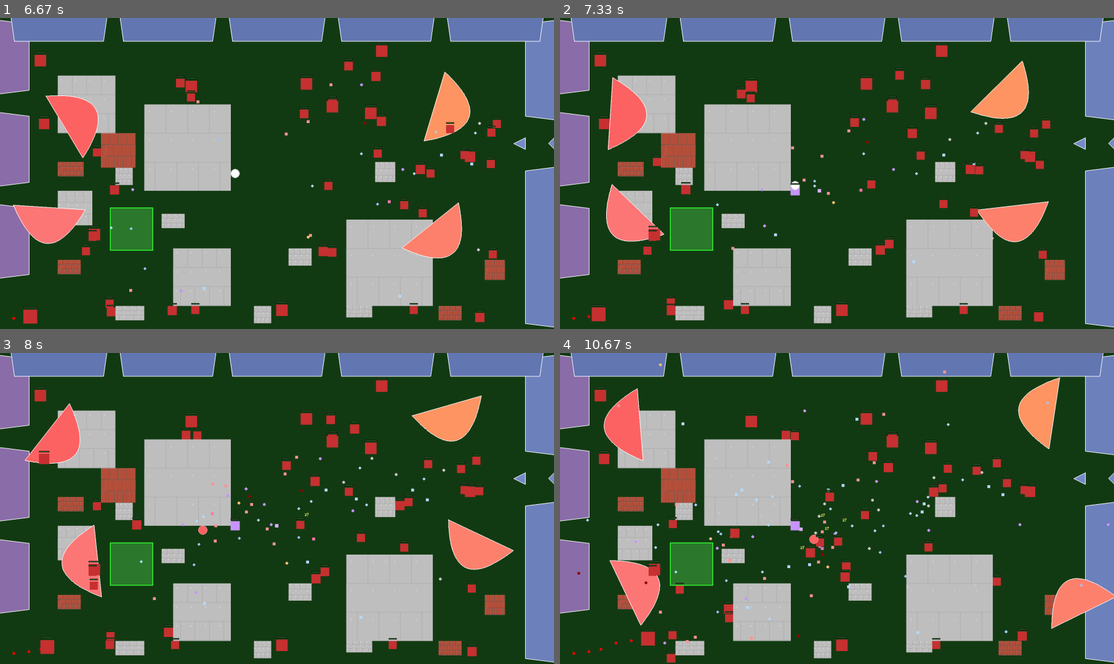
Above: before the commit, frames 1-4 (two rows, left to right).
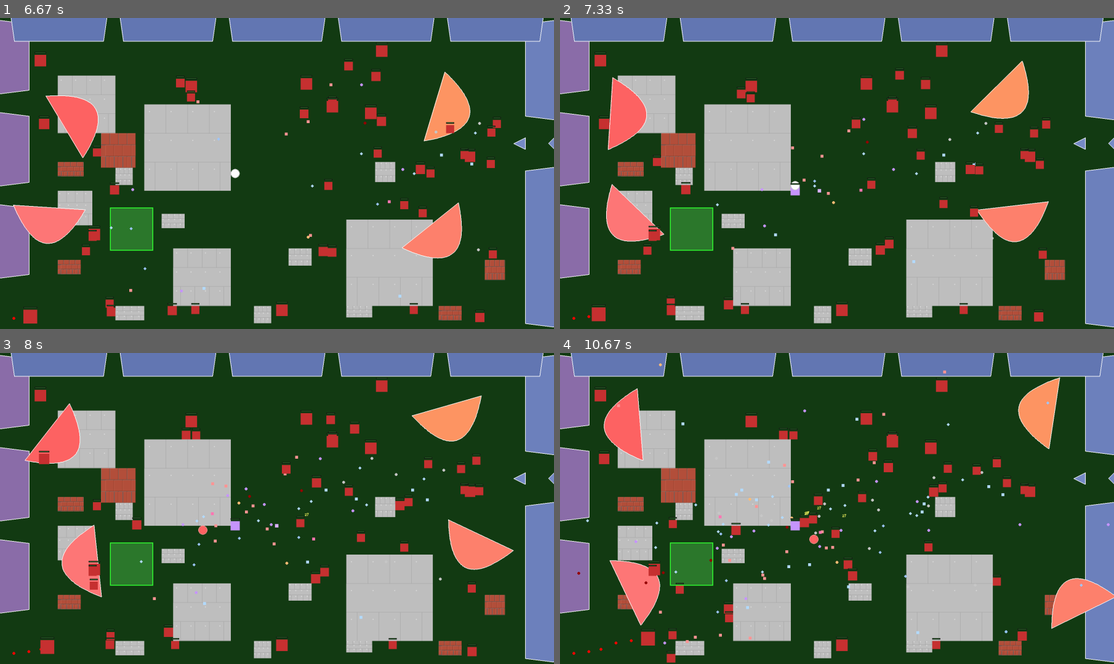
Above: after the commit, the same moments.

Repository: t-b-341/python-project---gpt_cursor-assisted
Game: pygame game, started from game.py
Same seed, same stepped clock (60 frames per second), same inputs: the game is played once before the commit and once after it.
Inputs (mouse positions are in pixels of both pictures, inside the frame that each line leads up to):
- Up to frame 1 (6.67 s): tap Enter at 0.33, 1 s; tap Space at 0.67, 4.18, 4.48, 4.68, 4.98, 5.18, 5.52, 5.82, 6.02, 6.32 s; hold Down 1.33-1.8 s; hold Left 1.88-2.28 s; hold Up 2.32-2.68 s; hold Right 2.72-3.35 s; hold Down 3.38-3.75 s; tap D at 3.78 s; hold Left 4.12-4.58 s; hold Right 4.62-5.08 s; tap = at 4.77, 6.1 s; hold Up 5.12-5.42 s; hold Right 5.45-5.92 s; hold A 5.95-6.48 s; click (282, 77) at 6.57 s
- Up to frame 2 (7.33 s): tap Q at 6.85 s; hold S from 7.18 s (still down); tap Space at 7.25 s
- Up to frame 3 (8 s): tap = at 7.33 s; release S at 7.48 s; hold A 7.52-7.92 s; tap Space at 7.58, 7.88 s; tap Alt at 7.67 s; hold W from 7.95 s (still down)
- Up to frame 4 (10.67 s): tap Space at 8.02, 8.42, 8.72, 9.08, 9.48, 9.78, 9.98, 10.28, 10.48 s; release W at 8.32 s; hold D 8.35-8.98 s; tap = at 8.5, 10.07 s; hold S 9.02-9.38 s; tap Alt at 9.17, 10.57 s; hold A 9.42-9.88 s; hold D 9.92-10.38 s; hold W from 10.42 s (still down)

Frame 1 is identical in both runs. In frame 2, less than 0.1% of the frame differs, in the area x 52-57%, y 31-55%; in frame 3, 0.2%; in frame 4, 1.0%, in the area x 4-56%, y 24-93%.

Commit message:
ANOTHER1

Diff:
--- a/allies.py
+++ b/allies.py
@@ -162,7 +162,7 @@
         # Follow player around map: move toward player (or command target); only use enemy for shooting
         if ally_cmd is not None and ally_cmd_time > 0:
             move_toward_x, move_toward_y = ally_cmd[0], ally_cmd[1]
-        elif player_rect:
+        elif player_rect is not None:
             move_toward_x = player_rect.centerx
             move_toward_y = player_rect.centery
 
--- a/game.py
+++ b/game.py
@@ -685,6 +685,7 @@
                                 spawn_pos = player_center + spawn_dir * 60  # Spawn 60 pixels behind player
                                 friendly = make_friendly_from_template(tank_template, 1.0, 1.0)
                                 friendly["rect"].center = (int(spawn_pos.x), int(spawn_pos.y))
+                                friendly["is_dropped_ally"] = True  # Mark so enemies can prioritise it; still updated by same update_friendly_ai
                                 game_state.friendly_ai.append(friendly)
                                 game_state.dropped_ally = friendly
 
